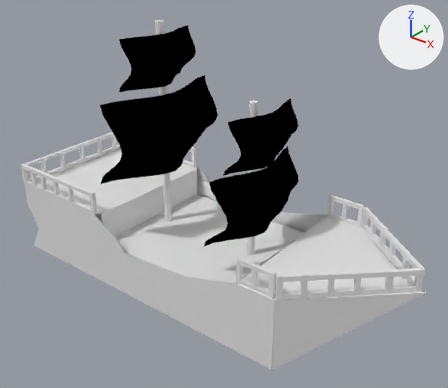
An edit to the Blender file Assets/Blender Models/wip-pirate-ship.blend, drawn before and after from the same camera.
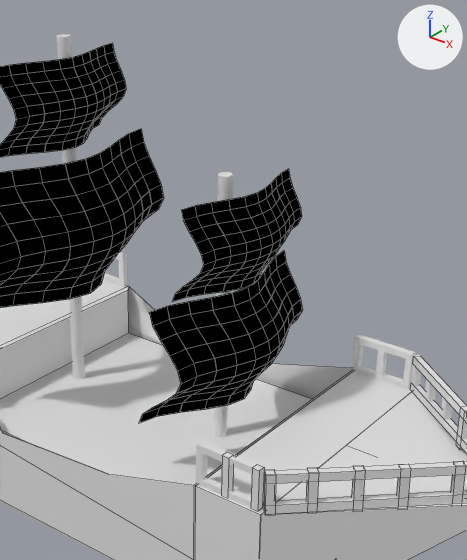
Old and new are each drawn whole from a 50 mm lens placed at (9.38, -11.1, 8.43), pointed at (0.77, -0.34, 1.76) and again close up on the part from 27% to 88% of the width and 0% to 84% of the height. The lights are fixed; the arrows at upper right show +X, +Y and +Z. The close-ups show mesh edges as thin lines.

Objects in the first close-up: 'Bottom Rail.003', 'Bottom Rail.004', 'Bottom Rail.006', 'Cube', 'Cube.001', 'Cube.002', 'Cube.003', 'Front Mast', 'Rear Mast', 'Side Rail.019', 'Stern', 'Top Rail.005'.
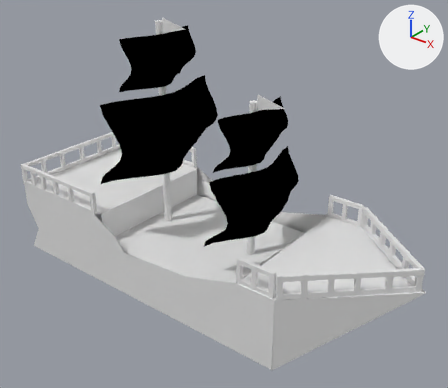
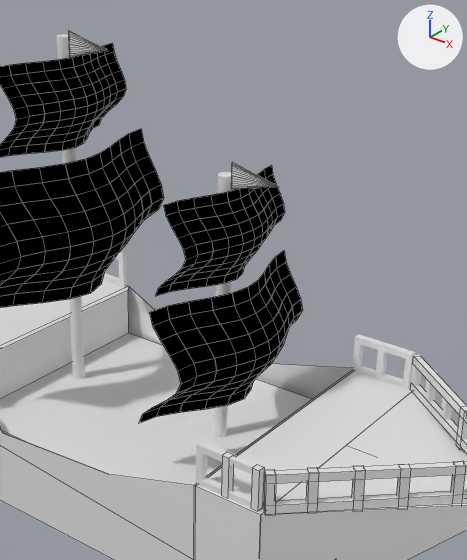
Commit message: wip pirate ship - add flags to masts

The edits, one by one:
Mesh me_cone_002 is new.
It is a 32-sided cone pointing to +z spanning x -1.0..1.0, y -1.0..1.0, z -1.0..1.0.
Object 'Cube.001' (ob_cube_001) moves from (1.91, -0.05, 3.37) to (1.63, -0.05, 3.37).
Object 'Front-Flag' (ob_front_flag) is new; it shows me_cone_002.
Its location is (1.88, -0.06, 4.17).
Its rotation in degrees is (0, 90, 0).
Its scale is (0.188, 0.00187, 0.375).
Object 'Rear-Flag' (ob_rear_flag) is new; it shows a copy of me_cone_002.
Its location is (-0.98, -0.06, 5.53).
Its rotation in degrees is (0, 90, 0).
Its scale is (0.188, 0.00187, 0.375).

Boxes (x1, y1, x2, y2) around the edits, measured in the close-ups (467 x 560 px):
'Cube.001', moved: before (172, 169, 302, 302); after (156, 165, 285, 296)
'Front-Flag', added: after (231, 162, 279, 189)
'Rear-Flag', added: after (69, 31, 108, 57)
